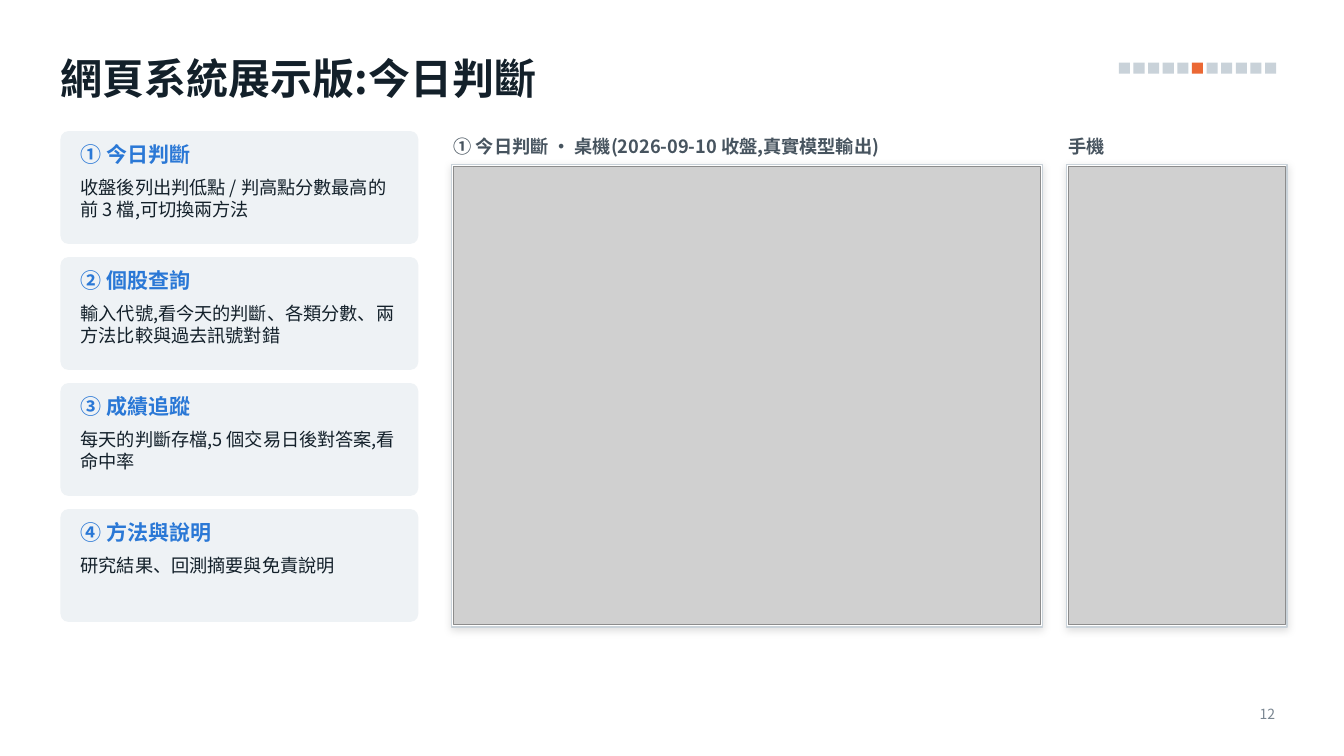
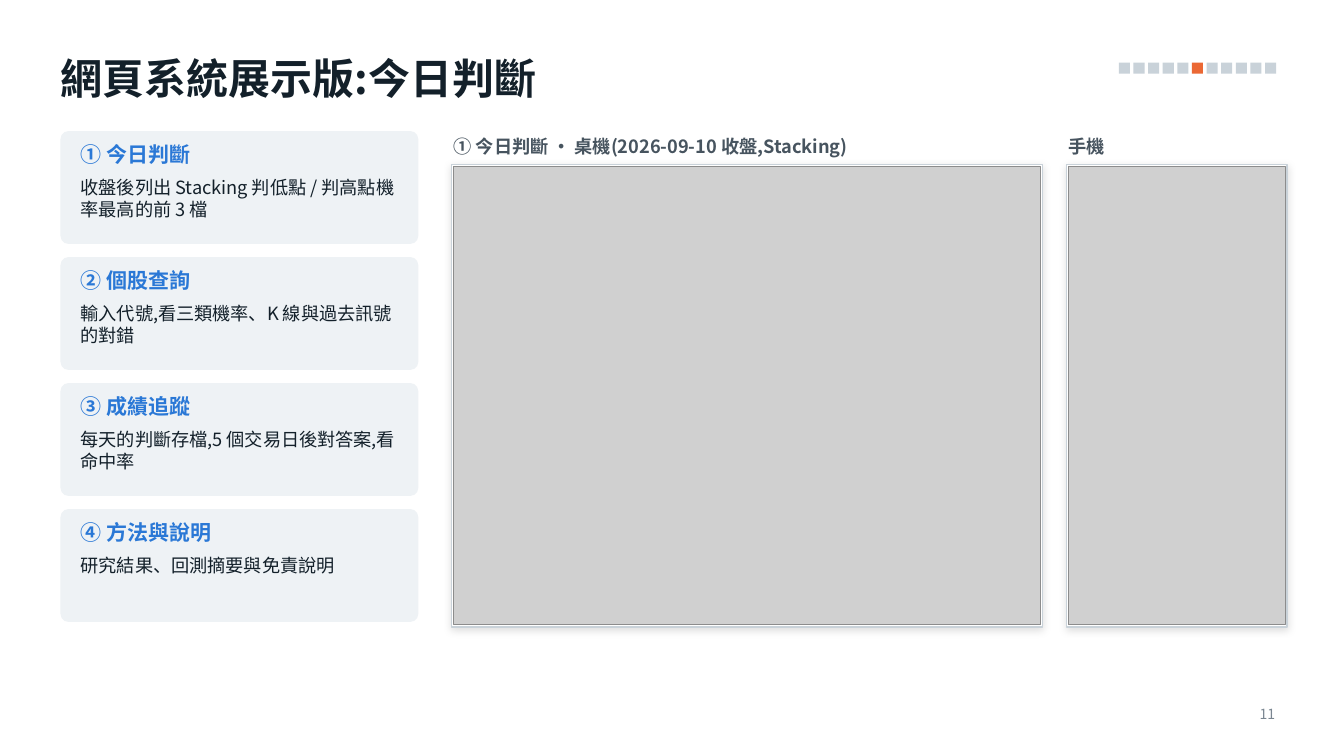
Before and after one commit to alextixu/fcukproject, a slide deck: slide 11 of method_kline_peak/report/kline_peak_report.pptx (slide 12 before the commit). Drawn at 1344x756 pixels with LibreOffice and Linux fonts; fonts in the diff are those of the drawing; grey boxes stand for pictures. Boxes give left, top, right and bottom in pixels: in the first picture for what was removed or moved away, otherwise in the second. Text is boxed around its words. In the diff, an @@ line names an element or a change of style, - is before the commit and + after.

```diff
--- a/method_kline_peak/report/kline_peak_report.pptx
+++ b/method_kline_peak/report/kline_peak_report.pptx
@@ text at [454, 137, 847, 158]: text changed @@
-① 今日判斷 · 桌機(2026-09-10 收盤,真實模型輸出)
+① 今日判斷 · 桌機(2026-09-10 收盤,Stacking)
@@ text at [81, 178, 395, 218]: text changed @@
-收盤後列出判低點 / 判高點分數最高的前 3 檔,可切換兩方法
+收盤後列出 Stacking 判低點 / 判高點機率最高的前 3 檔
@@ text at [81, 304, 392, 344]: text changed @@
-輸入代號,看今天的判斷、各類分數、兩方法比較與過去訊號對錯
+輸入代號,看三類機率、K 線與過去訊號的對錯
@@ page number at [1260, 709, 1276, 719]: text changed @@
-12
+11
```
Also in this commit, not shown: 8 other slides changed, 2 slides added, 3 slides removed, 7 other files.
